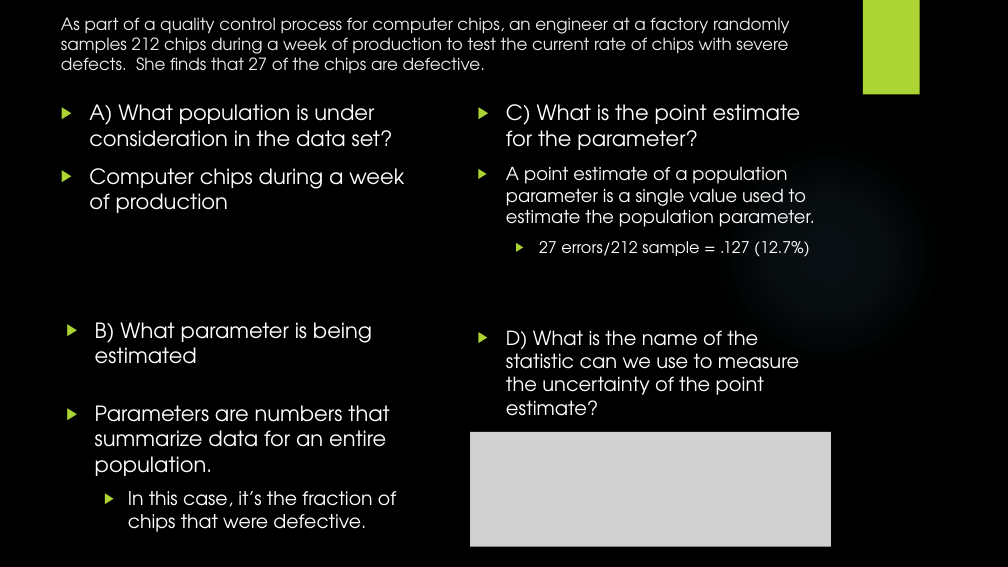
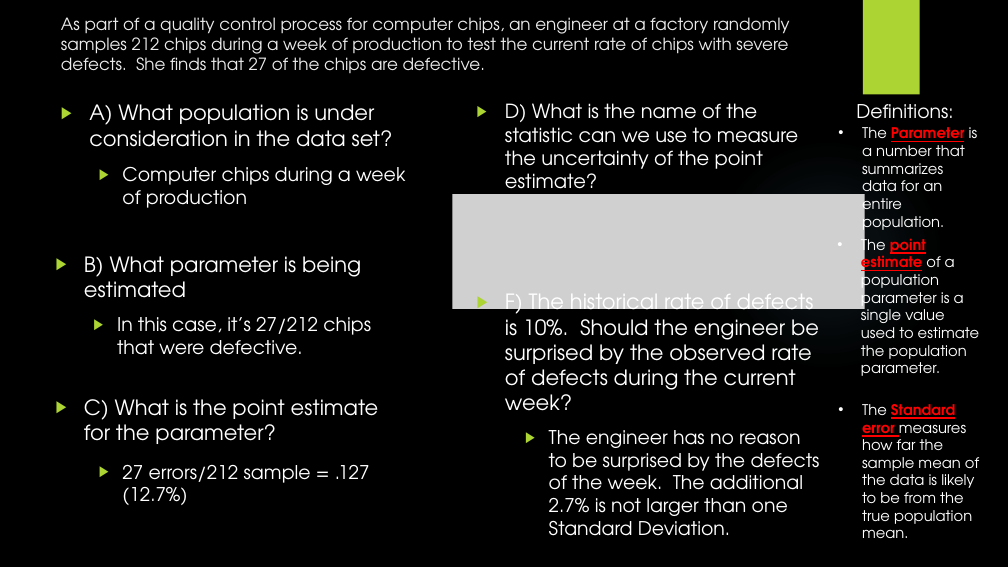
Before and after one commit to kelloggjohnd/Data606, a slide deck: slide 2 of DATA 606 Presentation.pptx. Drawn at 1008x567 pixels with LibreOffice and Linux fonts; fonts in the diff are those of the drawing; grey boxes stand for pictures; background and template pictures are left out. Boxes give left, top, right and bottom in pixels: in the first picture for what was removed or moved away, otherwise in the second. Text is boxed around its words. In the diff, an @@ line names an element or a change of style, - is before the commit and + after.

```diff
--- a/DATA 606 Presentation.pptx
+++ b/DATA 606 Presentation.pptx
@@ text "D) What is the name ..." rewrapped from bbox=[506, 330, 799, 416] to bbox=[505, 103, 798, 197] @@
@@ text added at bbox=[856, 104, 953, 119], 18 pt, text #FFFFFF @@
+Definitions:
@@ text added at bbox=[862, 127, 978, 234], 14 pt, text #FFFFFF @@
+• The Parameter is a number that summarizes data for an entire population.
@@ text "Computer chips during a week ..." at bbox=[122, 166, 405, 208]: size 20 to 18 pt; list level 1 to 2 in "Computer chips during a week ..." @@
@@ text at bbox=[506, 166, 815, 227]: paragraph removed @@
-▶ A point estimate of a population parameter is a single value used to estimate the population parameter.
@@ picture added at bbox=[452, 194, 864, 309] @@
@@ text added at bbox=[861, 234, 979, 376], 14 pt, text #FFFFFF @@
+• The point estimate of a population parameter is a single value used to estimate the population parameter.
@@ text "B) What parameter is being ...": place and size @@
-text "B) What parameter is being ..." at bbox=[95, 322, 372, 364]
+text "B) What parameter is being ..." at bbox=[84, 256, 361, 298]
@@ text added at bbox=[505, 294, 819, 411], 20 pt, text #FFFFFF @@
+▶ F) The historical rate of defects is 10%. Should the engineer be surprised by the observed rate of defects during the current week?
@@ text at bbox=[117, 317, 371, 355]: text changed; size 20 to 18 pt @@
-▶ Parameters are numbers that summarize data for an entire population.
-  ▶ In this case, it’s the fraction of chips that were defective.
+  ▶ In this case, it’s 27/212 chips that were defective.
@@ text "C) What is the point ...": place and size @@
-text "C) What is the point ..." at bbox=[506, 104, 801, 150]
+text "C) What is the point ..." at bbox=[84, 399, 379, 444]
@@ text added at bbox=[862, 404, 979, 538], 14 pt, text #FFFFFF @@
+• The Standard error measures how far the sample mean of the data is likely to be from the true population mean.
@@ picture removed at bbox=[470, 432, 831, 547] @@
@@ text added at bbox=[549, 430, 820, 536], 18 pt, text #FFFFFF @@
+  ▶ The engineer has no reason to be surprised by the defects of the week. The additional 2.7% is not larger than one Standard Deviation.
@@ text "27 errors/212 sample = .127 ...": place and size @@
-text "27 errors/212 sample = .127 ..." at bbox=[506, 166, 815, 257]
+text "27 errors/212 sample = .127 ..." at bbox=[122, 465, 370, 505]
@@ text "27 errors/212 sample = .127 ..." at bbox=[122, 465, 370, 505]: size 15.3 to 18 pt @@
```
Also in this commit, not shown: 2 other slides changed, 1 slide removed.
